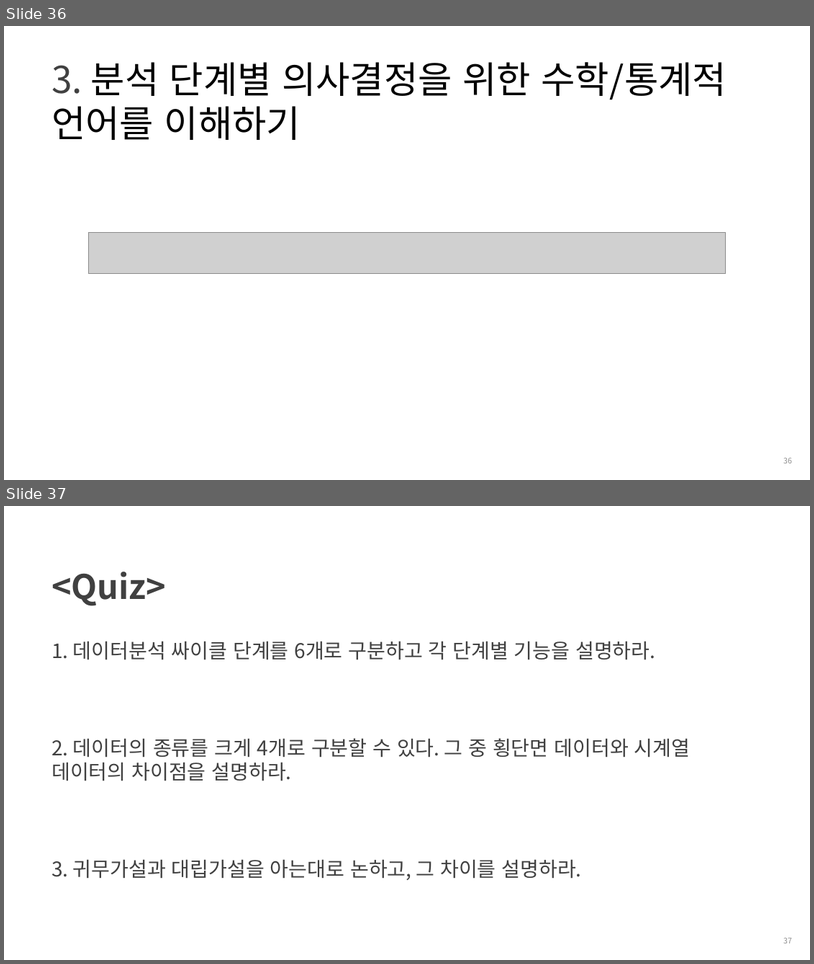
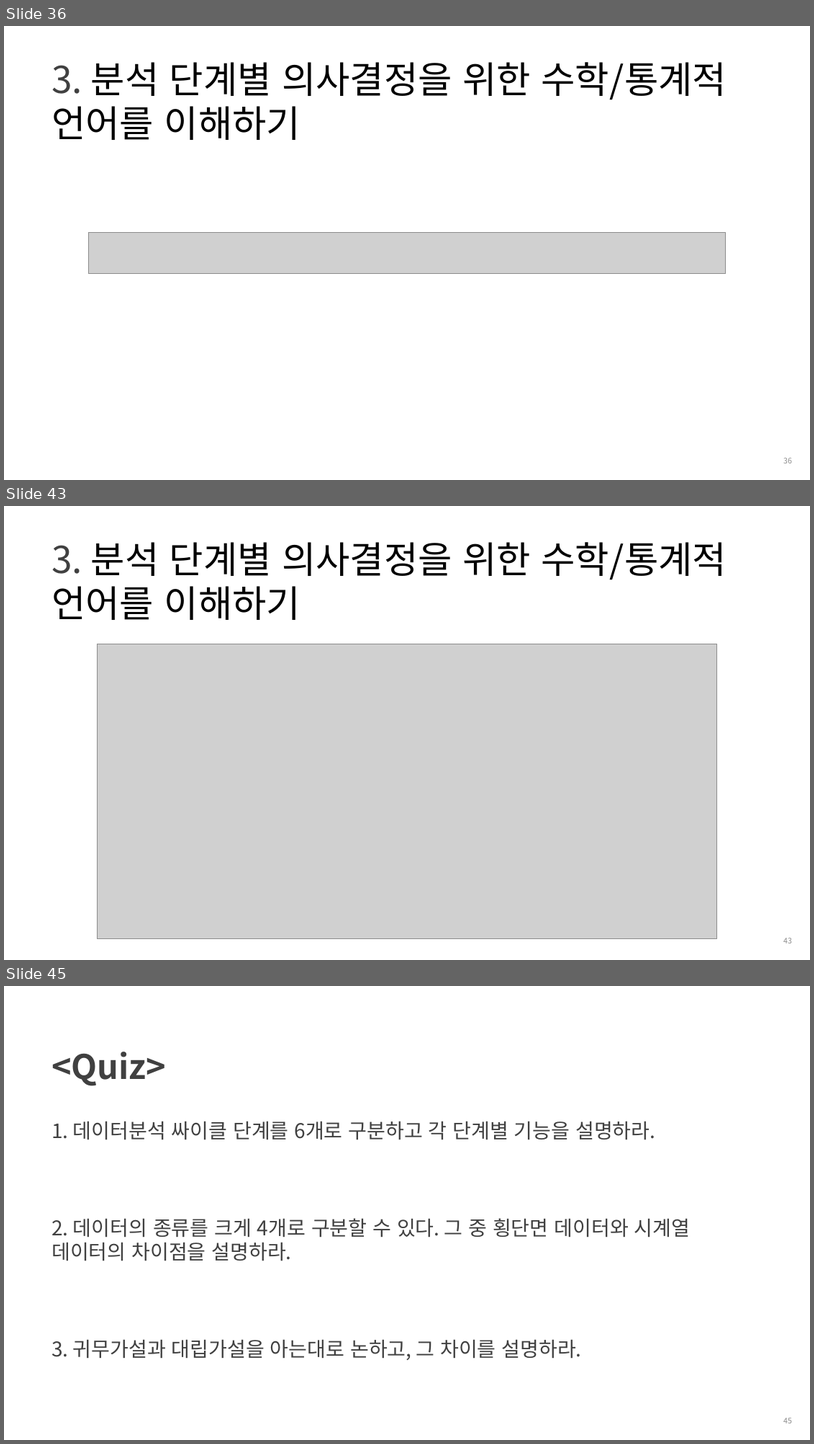
Before and after one commit to cheonbi/TimeSeriesAnalysis, a slide deck: Shared/[FastCampus] 1주차_강의자료_김경원박사.pptx. Shown one above the other, each under a label of ours: slides 36 and 37 before the commit, slides 36, 43 and 45 after it; the slides between them are not shown. The pictures are 814x964 and 814x1444 pixels, drawn with LibreOffice and Linux fonts; fonts in the diff are those of the drawing; grey boxes stand for pictures; background and template pictures are left out. Boxes give left, top, right and bottom in pixels: in the first picture for what was removed or moved away, otherwise in the second. Text is boxed around its words. In the diff, an @@ line names an element or a change of style, - is before the commit and + after.

```diff
--- a/Shared/[FastCampus] 1주차_강의자료_김경원박사.pptx
+++ b/Shared/[FastCampus] 1주차_강의자료_김경원박사.pptx
@@ slide 43 added at (x1=4, y1=506, x2=810, y2=960), background #FFFFFF @@
@@ title added at (x1=52, y1=542, x2=727, y2=620), 44 pt, text #000000 @@
+3. 분석 단계별 의사결정을 위한 수학/통계적 언어를 이해하기
@@ picture added at (x1=97, y1=644, x2=717, y2=938) @@
@@ page number added at (x1=784, y1=937, x2=792, y2=943), 9 pt, text #8C8C8C @@
+43
@@ what was slide 37 is now slide 45 @@
@@ page number at (x1=784, y1=1417, x2=792, y2=1423): text changed @@
-37
+45
```
Also in this commit, not shown: 3 slides changed, 7 other slides added, 11 other files.
